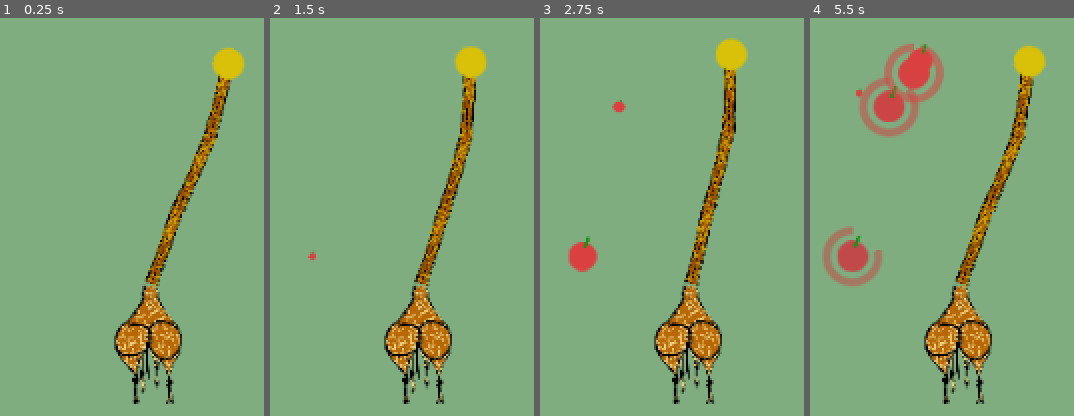
Above: before the commit, frames 1-4 (left to right).
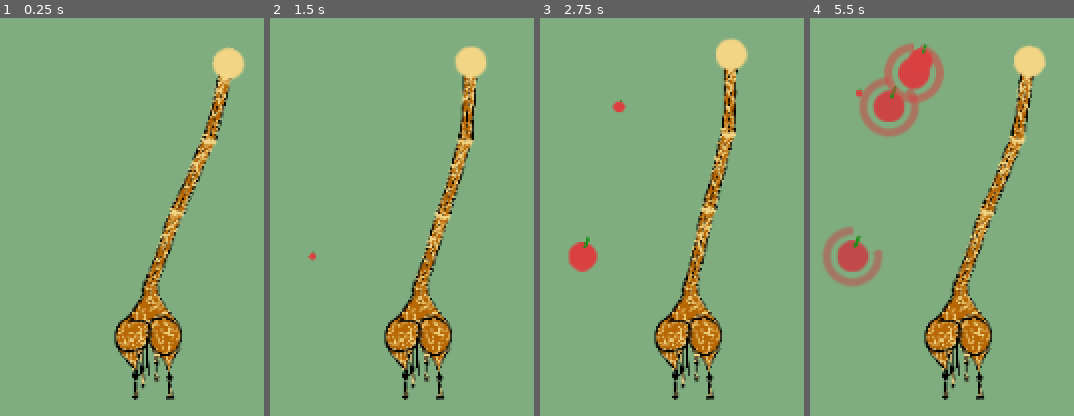
Above: after the commit, the same moments.

Repository: AnJ95/tectonicGiraffe
Game: Godot game, scene res://main/Main.tscn
Same seed, same stepped clock (60 frames per second), same inputs: the game is played once before the commit and once after it.
Inputs:
- Up to frame 1 (0.25 s): no input
- Up to frame 2 (1.5 s): tap W (key_0) at 0.6 s; tap A (key_1) at 1.35 s
- Up to frame 3 (2.75 s): tap D (key_2) at 2.1 s
- Up to frame 4 (5.5 s): tap one key every 0.75 s from 2.85 s: S (key_3) W (key_0) A (key_1) D (key_2)

The runs differ from the first frame. In frame 1, 6.6% of the frame differs, in the area x 43-94%, y 7-97%; in frame 2, 6.6%; in frame 3, 6.6%; in frame 4, 6.7%, in the area x 43-90%, y 6-97%.

Commit message:
Improved giraffe look

Diff:
--- a/neck/Giraffe.tscn
+++ b/neck/Giraffe.tscn
@@ -12,6 +12,6 @@
 [node name="Head" parent="Neck" instance=ExtResource( 2 )]
 
 [node name="giraffe" type="Sprite" parent="."]
-position = Vector2( -2.59024, 17.9512 )
+position = Vector2( -2.59024, 15.1436 )
 scale = Vector2( 0.052, 0.052 )
 texture = ExtResource( 3 )
--- a/neck/Head.tscn
+++ b/neck/Head.tscn
@@ -11,7 +11,7 @@
 script = ExtResource( 2 )
 
 [node name="circle" type="Sprite" parent="."]
-modulate = Color( 0.85098, 0.760784, 0.0352941, 1 )
+modulate = Color( 0.952941, 0.839216, 0.52549, 1 )
 texture = ExtResource( 1 )
 
 [node name="Area2D" type="Area2D" parent="."]
--- a/neck/Seg.gd
+++ b/neck/Seg.gd
@@ -28,6 +28,7 @@
 
 onready var line = $Visual/Line
 onready var circle = $Visual/Circle
+onready var sprite = $Visual/Sprite
 
 ############################################
 # STATE
@@ -74,7 +75,6 @@
     key_to_action_map[key] = Action.Extend
     key_to_action_map[antagonist_keys[key]] = Action.Contract
 
-    print(key_to_action_map)
 ############################################
 # LIFE CYCLE
 func init(giraffe, show_start_anim=false):
@@ -93,6 +93,8 @@
 
     angle = angle_initial
     rotation = angle
+
+    sprite.scale.x = width / float(sprite.texture.get_width())
 
     line.rect_size.x = width
     line.rect_position.x = -width/2
@@ -116,6 +118,9 @@
     line.rect_size.y = length
     line.rect_position.y = -length
     circle.position.y = -length
+
+    sprite.scale.y = length / float(sprite.texture.get_height())
+    sprite.position.y = -length * 0.5
     for child in get_children():
         if child.is_in_group("Head") or child.is_in_group("Seg"):
             child.position = get_next_seg_local_pos()
--- a/neck/Seg.tscn
+++ b/neck/Seg.tscn
@@ -10,10 +10,9 @@
 script = ExtResource( 2 )
 
 [node name="Visual" type="Node2D" parent="."]
-modulate = Color( 0.85098, 0.760784, 0.0352941, 1 )
 
 [node name="Circle" type="Sprite" parent="Visual"]
-visible = false
+modulate = Color( 0.952941, 0.839216, 0.52549, 1 )
 position = Vector2( 0, -50 )
 scale = Vector2( 0.4, 0.4 )
 texture = ExtResource( 1 )
